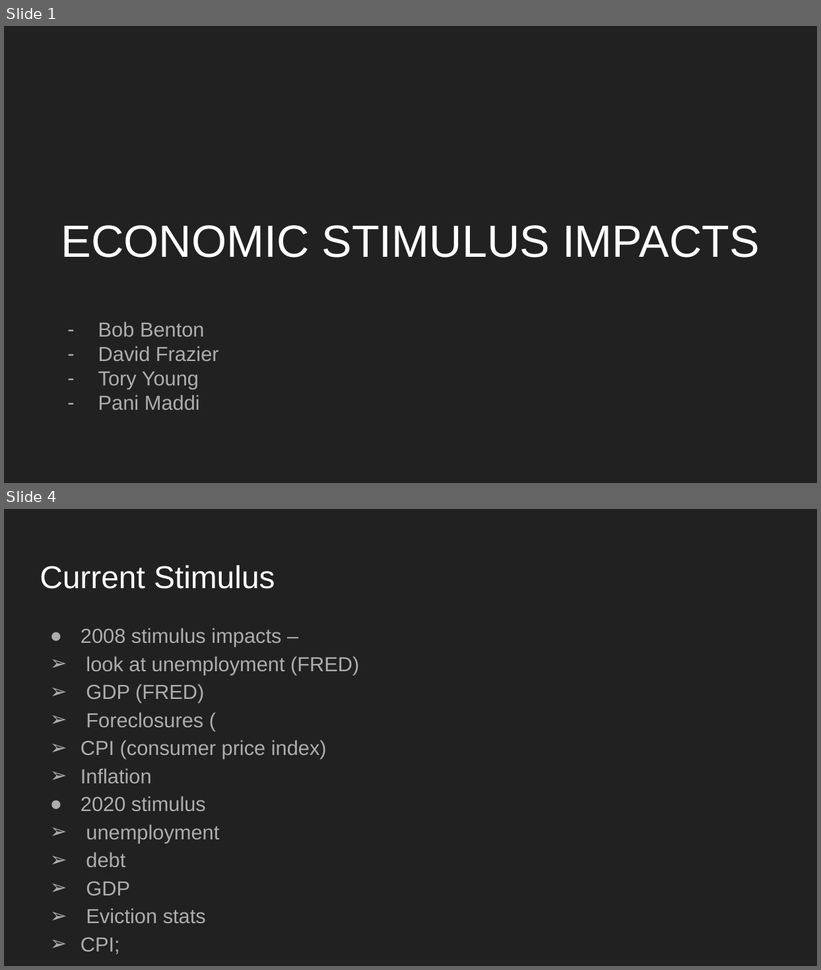
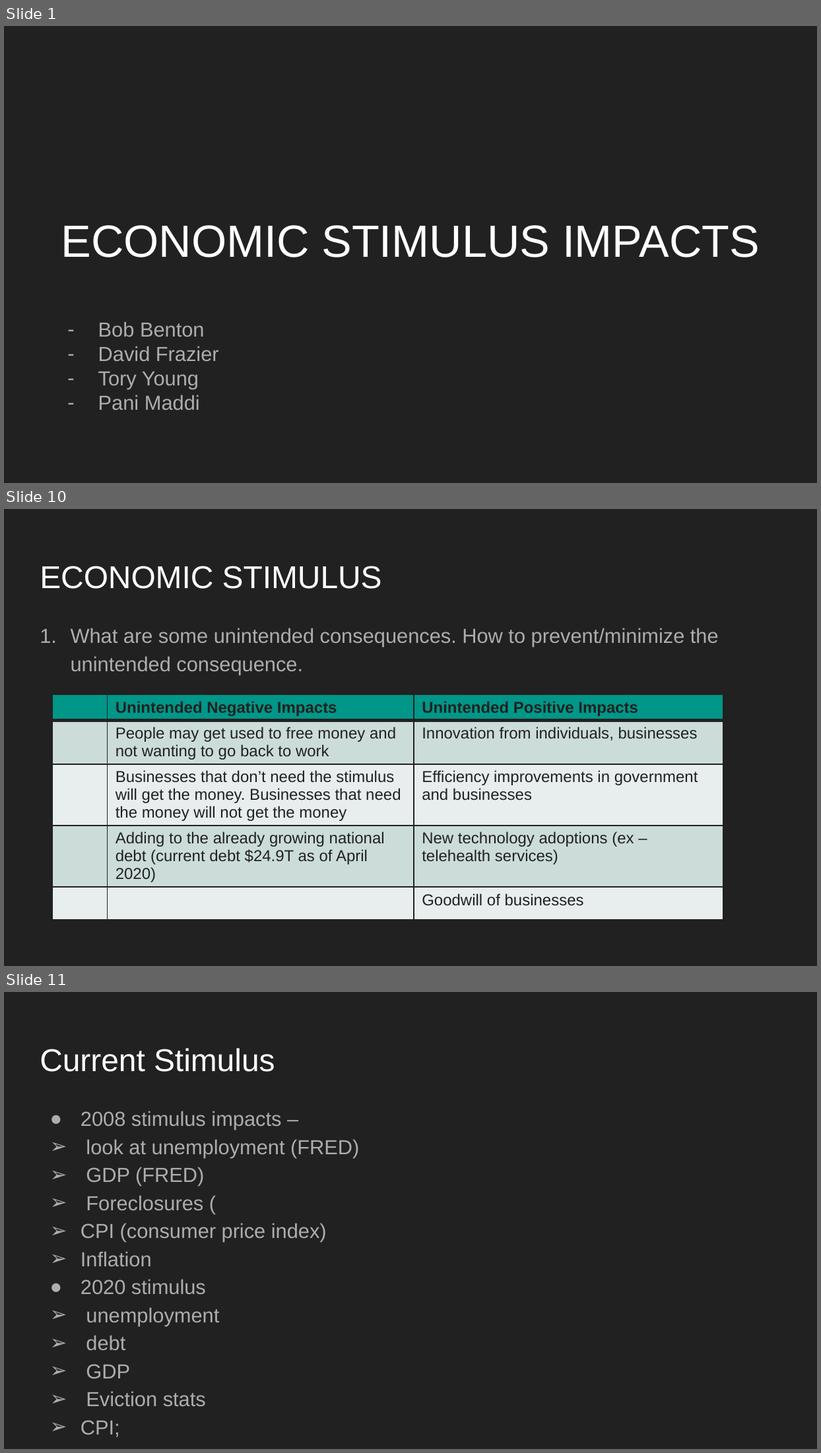
Before and after one commit to tyoung65/Econimic_Stimulus_Research-, a slide deck: ECONOMIC STIMULUS IMPACTS.pptx. Shown one above the other, each under a label of ours: slides 1 and 4 before the commit, slides 1, 10 and 11 after it; the slides between them are not shown. The pictures are 821x970 and 821x1453 pixels, drawn with LibreOffice and Linux fonts; fonts in the diff are those of the drawing. Boxes give left, top, right and bottom in pixels: in the first picture for what was removed or moved away, otherwise in the second. Text is boxed around its words. In the diff, an @@ line names an element or a change of style, - is before the commit and + after.

```diff
--- a/ECONOMIC STIMULUS IMPACTS.pptx
+++ b/ECONOMIC STIMULUS IMPACTS.pptx
@@ slide 10 added at box(4, 509, 817, 966), background #212121 @@
@@ title added at box(40, 566, 382, 589), 28 pt, text #FFFFFF @@
+ECONOMIC STIMULUS
@@ text added at box(71, 628, 719, 675), 18 pt, text #ADADAD @@
+1. What are some unintended consequences. How to prevent/minimize the unintended consequence.
@@ table added at box(53, 694, 723, 931), 5 rows, 3 columns @@
+ | Unintended Negative Impacts | Unintended Positive Impacts
+ | People may get used to free money and not wanting to go back to work | Innovation from individuals, businesses
+ | Businesses that don’t need the stimulus will get the money. Businesses that need the money will not get the money | Efficiency improvements in government and businesses
+ | Adding to the already growing national debt (current debt $24.9T as of April 2020) | New technology adoptions (ex – telehealth services)
+ |  | Goodwill of businesses
@@ what was slide 4 is now slide 11 @@
```
Also in this commit, not shown: 2 slides changed, 6 other slides added, 1 other file.
